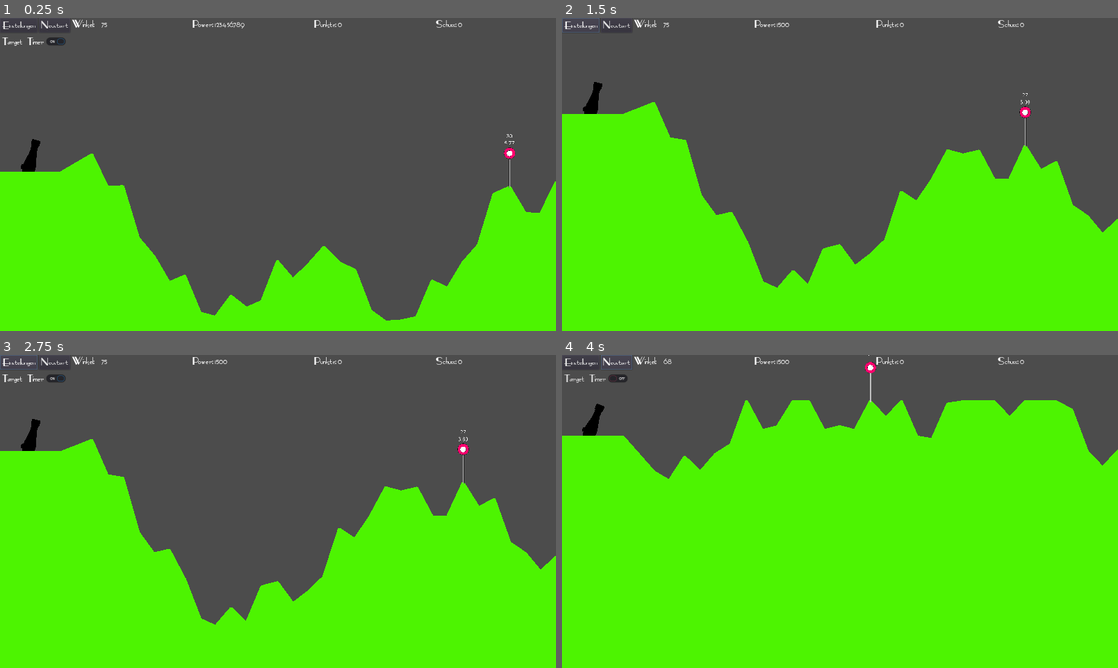
Above: before the commit, frames 1-4 (two rows, left to right).
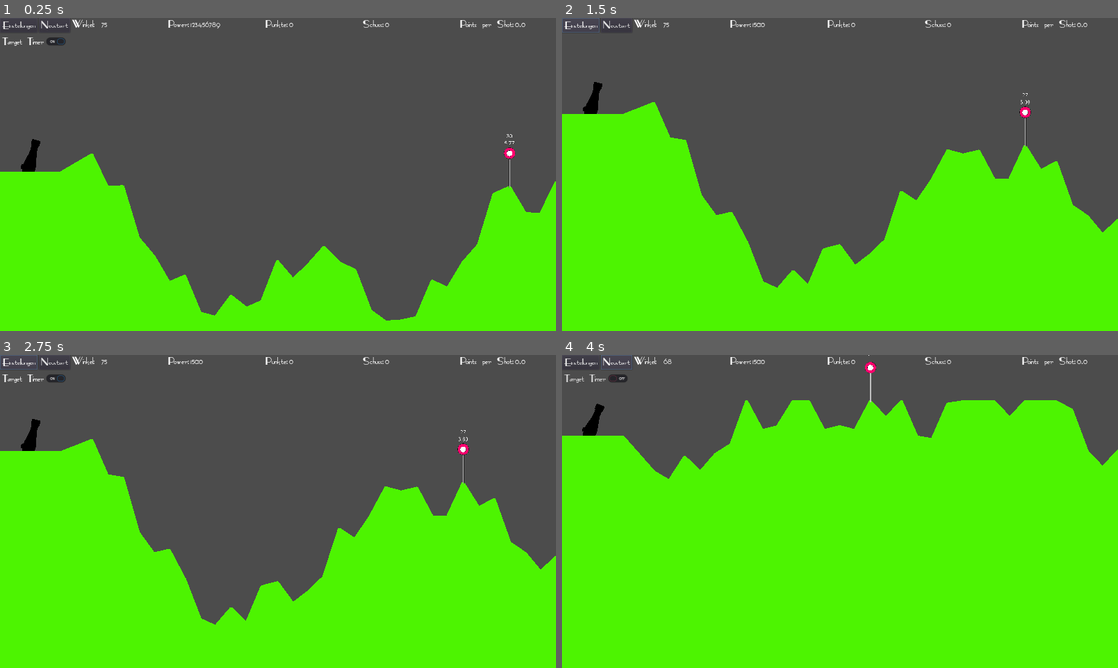
Above: after the commit, the same moments.

Repository: Coding-4Fun/Just4Fun_Mini_Shootergame
Game: Godot game, scene res://MainGame.tscn
Two runs of this game, one before a commit and one after it. Both use one fixed random seed, a clock stepped at 60 frames per second and the inputs below.
Inputs:
- Up to frame 1 (0.25 s): no input
- Up to frame 2 (1.5 s): click "Neustart" at 0.5 s; click "Einstellungen" at 1.25 s
- Up to frame 3 (2.75 s): click "Einstellungen" at 2 s
- Up to frame 4 (4 s): click "Target Timer" at 2.75 s; click "Neustart" at 3.5 s

The runs differ from the first frame. In frame 1, 0.4% of the frame differs, in the area x 30-95%, y 0-4%; in frame 2, 0.3%; in frame 3, 0.3%; in frame 4, 0.3%.

Commit message:
Add: Anzeige mit Point per Shot eingefügt

Diff:
--- a/UI/InGameUI.gd
+++ b/UI/InGameUI.gd
@@ -2,8 +2,8 @@
 
 ## Handle Signals for UI Updates
 
-var _shots : int = 0
-var _score : int = 0
+var _shots : float = 0
+var _score : float = 0
 
 signal UIResetGame
 signal UIdummyTargetTimerChange
@@ -13,6 +13,8 @@
 func _ready() -> void:
 	$IngameUIBottom/vBoxContainer/hBoxHud/hBoxShots/labShots.text = str(_shots)
 	$IngameUIBottom/vBoxContainer/hBoxHud/hBoxScore/labScore.text = str(_score)
+	$IngameUIBottom/vBoxContainer/hBoxHud/hBoxPointsPerShot/labPointsPerShots.text = "0.0"
+
 
 
 # Update UI Label Text when the shootpower changed
@@ -33,11 +35,14 @@
 func _on_UIScore_Change(score) -> void:
 	_score += score
 	$IngameUIBottom/vBoxContainer/hBoxHud/hBoxScore/labScore.text = str(_score)
+	if _score != 0 or _shots != 0:
+		var pps:float = float(float(_score) / float(_shots))
+		$IngameUIBottom/vBoxContainer/hBoxHud/hBoxPointsPerShot/labPointsPerShots.text = "%.3f" % pps
 
 
 func _on_button_pressed() -> void:
-	_shots = 0
-	_score = 0
+	_shots = 0.0
+	_score = 0.0
 	$IngameUIBottom/vBoxContainer/hBoxHud/hBoxScore/labScore.text = str(_score)
 	$IngameUIBottom/vBoxContainer/hBoxHud/hBoxShots/labShots.text = str(_shots)
 	emit_signal("UIResetGame")
--- a/UI/InGameUI.tscn
+++ b/UI/InGameUI.tscn
@@ -69,8 +69,8 @@
 text = "123456789"
 
 [node name="hBoxPower" type="HBoxContainer" parent="IngameUIBottom/vBoxContainer/hBoxHud"]
-margin_left = 605.0
-margin_right = 794.0
+margin_left = 533.0
+margin_right = 722.0
 margin_bottom = 32.0
 size_flags_horizontal = 2
 
@@ -88,8 +88,8 @@
 text = "123456789"
 
 [node name="hBoxScore" type="HBoxContainer" parent="IngameUIBottom/vBoxContainer/hBoxHud"]
-margin_left = 938.0
-margin_right = 1137.0
+margin_left = 794.0
+margin_right = 993.0
 margin_bottom = 32.0
 size_flags_horizontal = 2
 
@@ -107,8 +107,8 @@
 text = "123456789"
 
 [node name="hBoxShots" type="HBoxContainer" parent="IngameUIBottom/vBoxContainer/hBoxHud"]
-margin_left = 1271.0
-margin_right = 1466.0
+margin_left = 1054.0
+margin_right = 1249.0
 margin_bottom = 32.0
 size_flags_horizontal = 2
 
@@ -121,6 +121,25 @@
 [node name="labShots" type="Label" parent="IngameUIBottom/vBoxContainer/hBoxHud/hBoxShots"]
 margin_left = 85.0
 margin_right = 195.0
+margin_bottom = 26.0
+size_flags_vertical = 0
+text = "123456789"
+
+[node name="hBoxPointsPerShot" type="HBoxContainer" parent="IngameUIBottom/vBoxContainer/hBoxHud"]
+margin_left = 1315.0
+margin_right = 1600.0
+margin_bottom = 32.0
+size_flags_horizontal = 2
+
+[node name="label" type="Label" parent="IngameUIBottom/vBoxContainer/hBoxHud/hBoxPointsPerShot"]
+margin_right = 171.0
+margin_bottom = 26.0
+size_flags_vertical = 0
+text = "Points per Shot:"
+
+[node name="labPointsPerShots" type="Label" parent="IngameUIBottom/vBoxContainer/hBoxHud/hBoxPointsPerShot"]
+margin_left = 175.0
+margin_right = 285.0
 margin_bottom = 26.0
 size_flags_vertical = 0
 text = "123456789"
